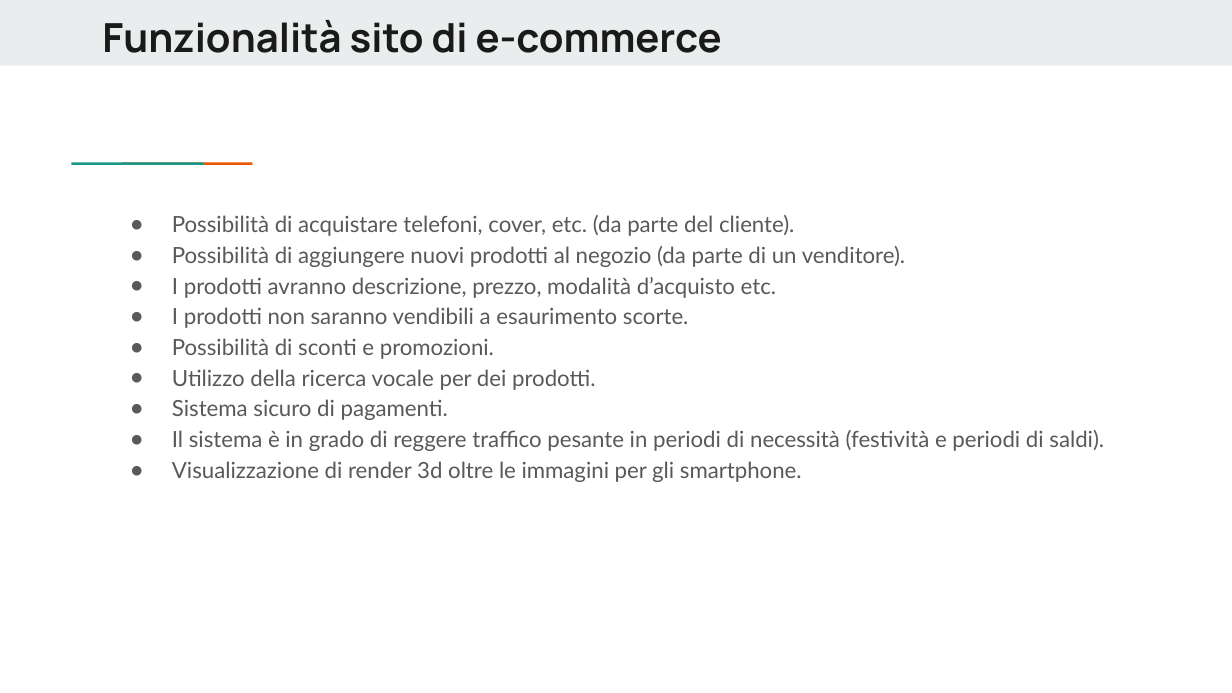
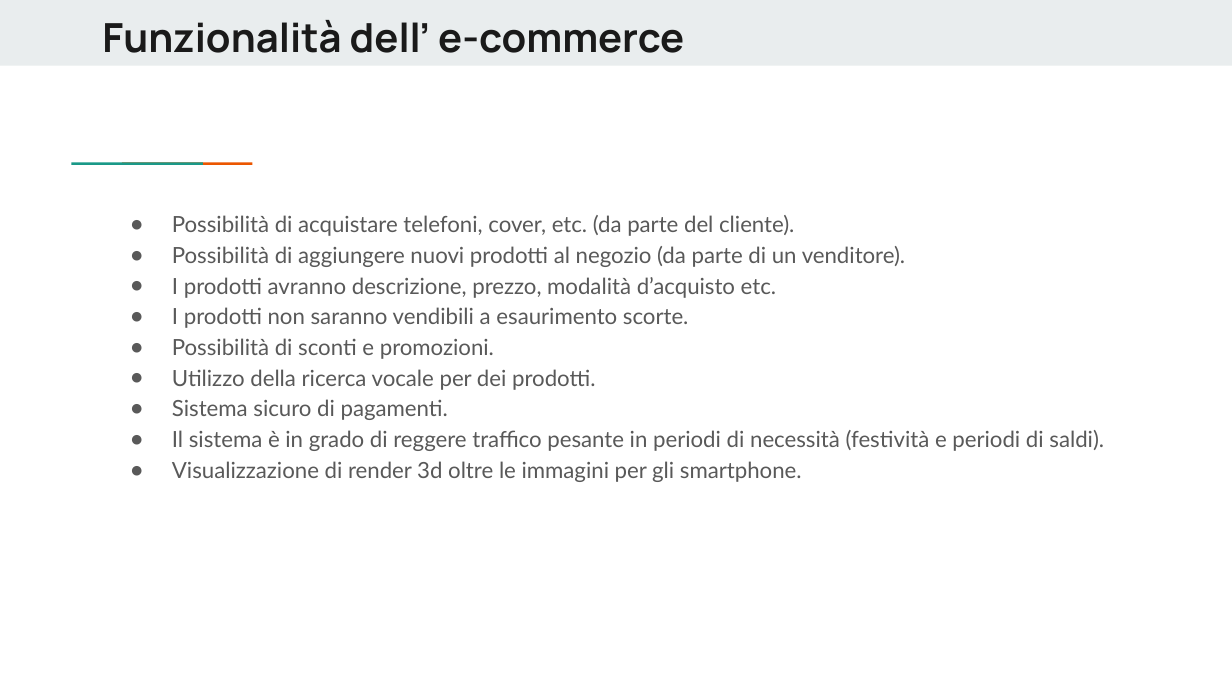
Before and after one commit to salvsant/E-commerce-di-smartphone, a slide deck: slide 2 of Presentazione Tech Web(3).pptx. Drawn at 1232x693 pixels with LibreOffice and Linux fonts; fonts in the diff are those of the drawing. Boxes give left, top, right and bottom in pixels: in the first picture for what was removed or moved away, otherwise in the second. Text is boxed around its words. In the diff, an @@ line names an element or a change of style, - is before the commit and + after.

Commit message:
Added project

```diff
--- a/Presentazione Tech Web(3).pptx
+++ b/Presentazione Tech Web(3).pptx
@@ title at (102, 20, 684, 53): text changed @@
-Funzionalità sito di e-commerce
+Funzionalità dell’ e-commerce
```
